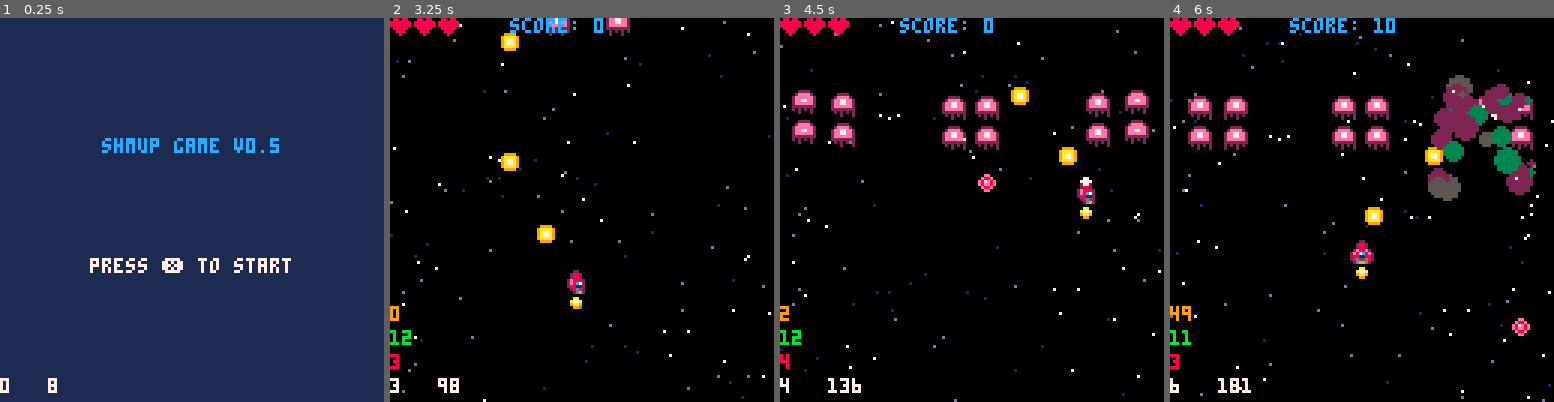
Above: before the commit, frames 1-4 (left to right).
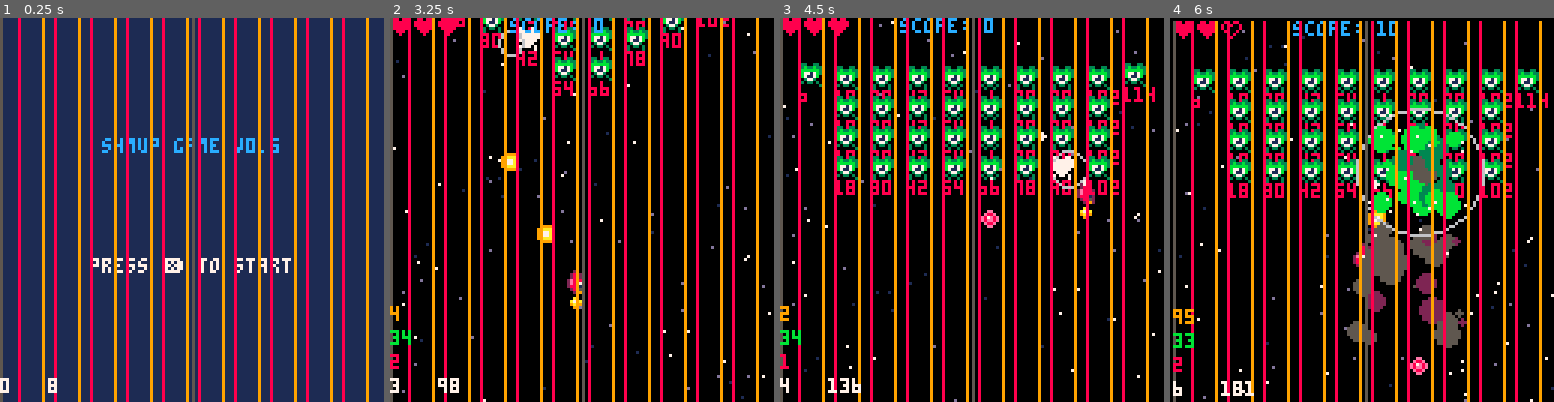
Above: after the commit, the same moments.

Repository: sirchras/p8-shmup
Game: PICO-8 cartridge shmup.p8
Same seed, same stepped clock (60 frames per second), same inputs: the game is played once before the commit and once after it.
Inputs:
- Up to frame 1 (0.25 s): no input
- Up to frame 2 (3.25 s): tap O (Z key) at 0.33, 0.7, 1.43, 2.22, 3.1 s; tap X (X key) at 1.07, 2.07, 2.4, 2.73, 3.07 s; hold Left 1.97-2.37 s; hold Down 2.42-2.82 s; hold Right from 2.87 s (still down)
- Up to frame 3 (4.5 s): tap X (X key) every 0.33 s from 3.4 to 4.4 s; release Right at 3.53 s; hold Up 3.58-4.08 s; tap O (Z key) at 3.98 s; hold Right from 4.13 s (still down)
- Up to frame 4 (6 s): release Right at 4.53 s; hold Down 4.58-5.08 s; tap X (X key) every 0.33 s from 4.73 to 5.73 s; tap O (Z key) at 4.87, 5.75 s; hold Left 5.13-5.8 s; hold Up from 5.85 s (still down)

The runs differ from the first frame. In frame 1, 17% of the frame differs, in the area x 0-97%, y 0-100%; in frame 2, 20%; in frame 3, 30%; in frame 4, 39%, in the area x 0-100%, y 0-100%.

Commit message:
add new enemy movement

Diff:
--- a/shmup.p8
+++ b/shmup.p8
@@ -48,8 +48,14 @@
 		if (shake>0) scrnshake()
 		draw[state]()
 		--debug layout/ui
---		line(0,0,0,127,5)
---		line(64,0,64,127,5)
+		local x=6
+		for i=1,10 do
+			line(x,0,x,127,8)
+			line(x+8,0,x+8,127,9)
+			x+=12
+		end
+		line(0,0,0,127,5)
+		line(64,0,64,127,5)
 --		line(127,0,127,127,5)
 --		print("❎",0,0,2) --7x5 px
 --		print("ww",0,6,2) --7x5 px
@@ -323,13 +329,17 @@
 	for i=1,#row do
 		local et,e,x0=etyp[row[i]]
 		if (not et) goto nxt
-		x0=64+24*(i-(#row/2)-0.5)
+--		x0=64+24*(i-(#row/2)-0.5)
+		x0=x
 		e=spawnenemy(et,x0,y)
+		--debug
+		e.spawnx=x
+		--
 		--perhaps vectors?
 		e.tx,e.ty=x,y+56
 		--this could use trig if i felt extra
 --		e.wait=i*3
-		e.wait=abs(i-(#row/2)-0.5)*3
+		e.wait=abs(i-(#row/2)-0.5)*1.5
 --		e.wait=(5-abs(i-(#row/2)-0.5))*3
 		::nxt::
 		x+=(e and e.spx*8 or 8)+4
@@ -898,6 +908,7 @@
 --	print(hold and "y" or "n",self.x,self.y+8,8)
 --	if (self.frame) print(self.frame,self.x,self.y+8,8)
 --	if (self.act==self.atk) print(self.dx,self.x,self.y+8,8)
+	if (self.spawnx) print(self.spawnx,self.x,self.y+8,8)
 end
 function enemy:flash()
 	--flash white on dmg
@@ -1015,10 +1026,41 @@
 	sp=101, --101-104
 	fr={101,102,103,104},
 	♥=2,
+	ang=0,
+	ty=20,
+	lr=0
 }
 function jelly:atk()
-	--todo
-	enemy.atk(self)
+	local dx,dy=0,0
+	local r=1
+	if self.ty>0 then
+		dy=1
+		self.ty-=1
+		if self.ty<=0 then
+			if (self.y<80) self:fire()
+			if self.x<12 then
+				--go right
+				self.lr=-1
+			elseif self.x>108 then
+				--go left
+				self.lr=1
+			else
+				--random
+				self.lr=rnd({-1,1})
+			end
+		end
+	else
+		--move in arc
+		dx=self.lr*r*sin(self.ang)
+		dy=-r*cos(self.ang)
+		self.ang+=0.02
+		if self.ang>=0.5 then
+			self.ang=0
+			self.ty=20+flr(rnd(20))
+		end
+	end
+	self:move(dx,dy)
+--	enemy.atk(self)
 end
 
 --red
@@ -1069,17 +1111,17 @@
 	--4: red
 	--5: yellow/bb
 	return {
-		{
-			--0: testing
-			{0,0,0,0,0,0,0,0,0,0},
-			{3,3,0,0,3,3,0,0,3,3},
-			{3,3,0,0,3,3,0,0,3,3},
-			{0,0,0,0,0,0,0,0,0,0},
-			atkfreq=40
-		},
+--		{
+--			--0: testing
+--			{0,0,0,0,0,0,0,0,0,0},
+--			{3,3,0,0,3,3,0,0,3,3},
+--			{3,3,0,0,3,3,0,0,3,3},
+--			{0,0,0,0,0,0,0,0,0,0},
+--			atkfreq=40
+--		},
 		{
 			--1: "space invaders"
-			{0,1,1,1,1,1,1,1,1,0},
+			{1,1,1,1,1,1,1,1,1,1},
 			{0,1,1,1,1,1,1,1,1,0},
 			{0,1,1,1,1,1,1,1,1,0},
 			{0,1,1,1,1,1,1,1,1,0},
